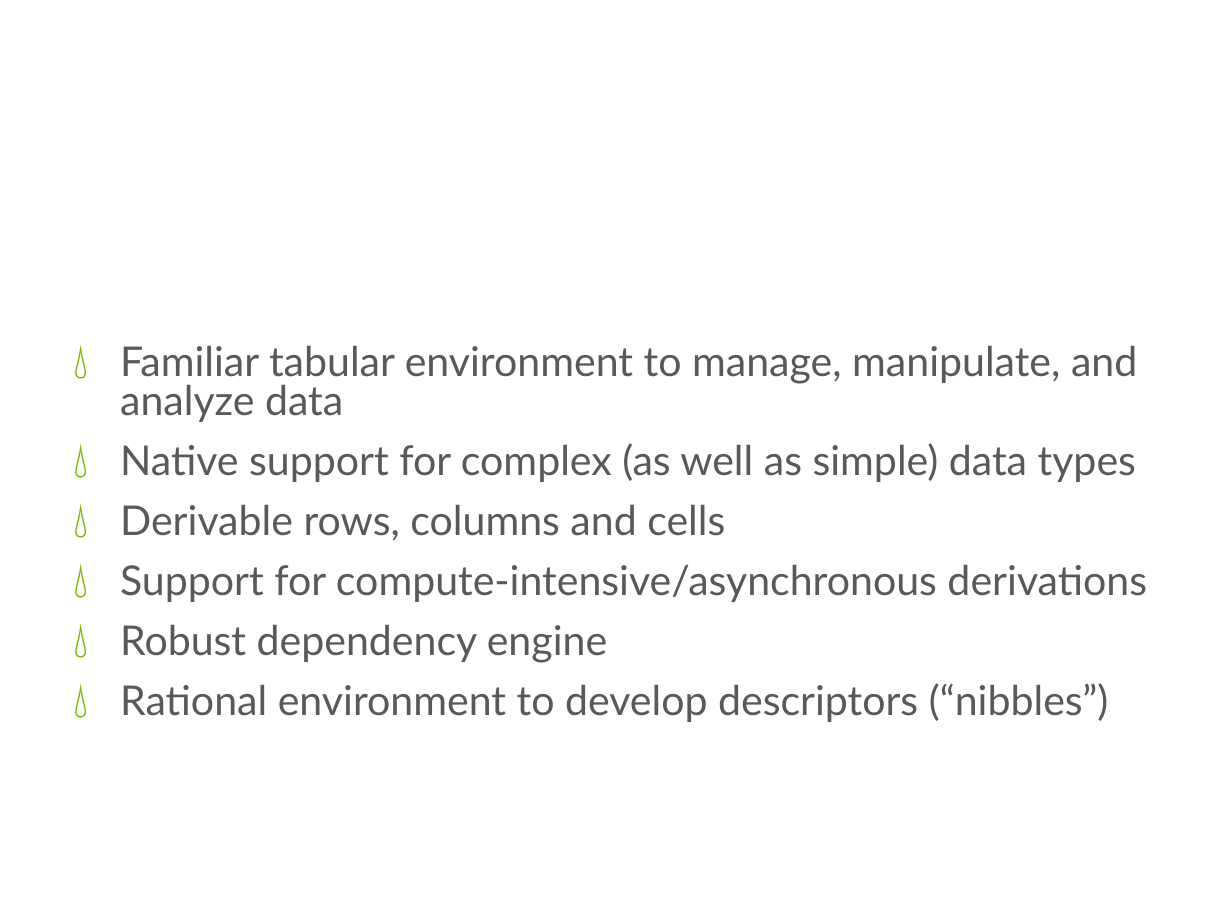
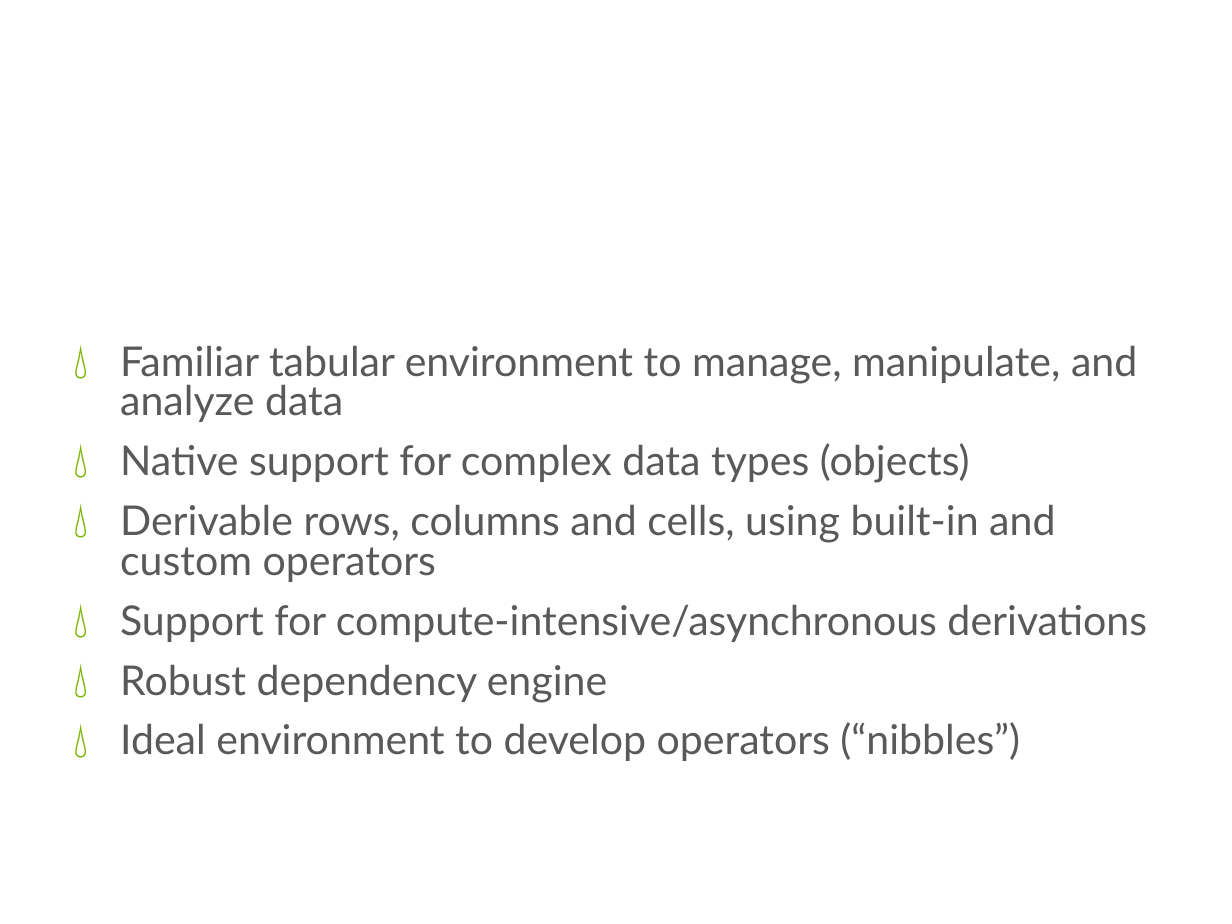
Before and after one commit to cdswindell/tms, a slide deck: slide 3 of doc/TMS Overview.pptx (slide 5 before the commit). Drawn at 1232x924 pixels with LibreOffice and Linux fonts; fonts in the diff are those of the drawing; background and template pictures are left out. Boxes give left, top, right and bottom in pixels: in the first picture for what was removed or moved away, otherwise in the second. Text is boxed around its words. In the diff, an @@ line names an element or a change of style, - is before the commit and + after.

```diff
--- a/doc/TMS Overview.pptx
+++ b/doc/TMS Overview.pptx
@@ text at <box>120,443,1055,582</box>: text changed @@
-💧 Native support for complex (as well as simple) data types
-💧 Derivable rows, columns and cells
+💧 Native support for complex data types (objects)
+💧 Derivable rows, columns and cells, using built-in and custom operators
@@ text at <box>120,722,1020,761</box>: text changed @@
-💧 Rational environment to develop descriptors (“nibbles”)
+💧 Ideal environment to develop operators (“nibbles”)
```
Also in this commit, not shown: 5 other slides changed, 2 other files.
